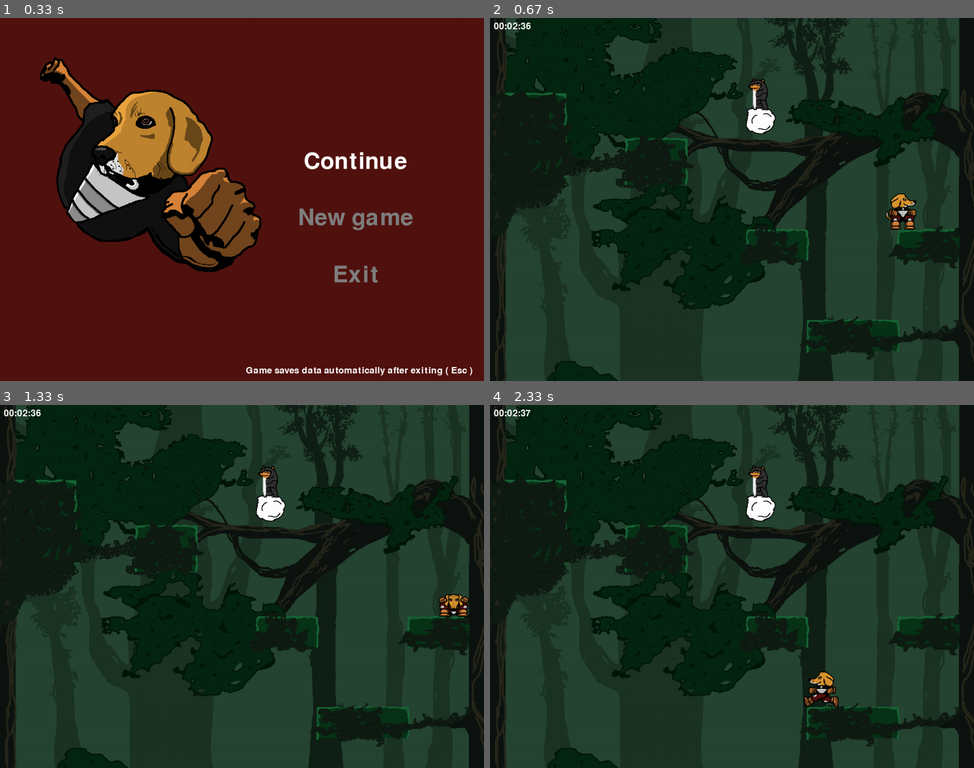
Above: before the commit, frames 1-4 (two rows, left to right).
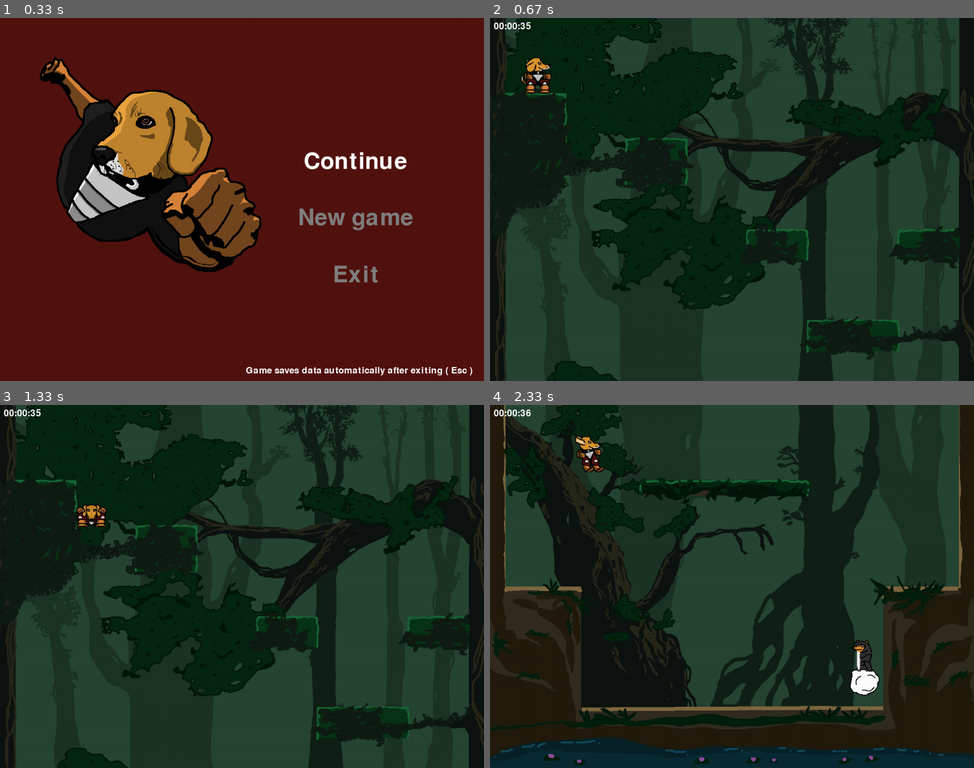
Above: after the commit, the same moments.

Repository: LukasZdrazilek/PyGame
Game: pygame game, started from PyGame/main.py
Two runs of this game, one before a commit and one after it. Both use one fixed random seed, a clock stepped at 60 frames per second and the inputs below.
Inputs:
- Up to frame 1 (0.33 s): no input
- Up to frame 2 (0.67 s): tap Enter at 0.33 s
- Up to frame 3 (1.33 s): tap Space at 0.67 s; hold D from 1 s (still down)
- Up to frame 4 (2.33 s): release D at 1.47 s; hold A 1.5-2.03 s; hold A from 2.07 s (still down)

Frame 1 is identical in both runs. In frame 2, 1.4% of the frame differs, in the area x 4-89%, y 1-59%; in frame 3, 1.2%; in frame 4, 48%, in the area x 0-100%, y 0-100%.

Commit message:
Dokonceni coins

Diff:
--- a/PyGame/coins.py
+++ b/PyGame/coins.py
@@ -6,9 +6,9 @@
 
         # Nacitani textur
         self.textures = [
-            pygame.image.load('Textures/NPC/dog1.png'),
-            pygame.image.load('Textures/NPC/dog2.png'),
-            pygame.image.load('Textures/NPC/dog3.png')
+            pygame.image.load('Textures/Coin/coin1.png'),
+            pygame.image.load('Textures/Coin/coin2.png'),
+            pygame.image.load('Textures/Coin/coin3.png')
         ]
 
         # Pomocne veci
@@ -19,39 +19,41 @@
         self.last_texture_change = time.time()
 
         self.rect = self.image.get_rect()
-        self.rect.x = 675
-        self.rect.y = 160
-
-        self.can_draw = True
         self.player_coins = 0
 
+        # Souradnice X a Y coin
+        self.coinsX = [625, 110, 110]
+        self.coinsY = [120, 140, 140]
 
-    def update(self):
-
-        if time.time() - self.last_texture_change >= 0.5:
-            # Move to the next index in the pattern
-            self.pattern_index = (self.pattern_index + 1) % len(self.pattern)
-            self.image_index = self.pattern[self.pattern_index]
-            self.image = self.textures[self.image_index]
-            self.last_texture_change = time.time()
+        # Checky na sebrani coiny
+        self.can_draw = [True, True, True]
 
 
-    def draw(self, screen):
 
-        if self.can_draw:
-            screen.blit(self.image, self.rect)
-
-
-    def pick_up(self, screen, player):
-
-        if self.rect.colliderect(player.rect) and self.can_draw:
-            self.player_coins += 1
-            print(self.player_coins)
-            self.can_draw = False
 
 
     def handle_coins(self, screen, player):
 
-        self.draw(screen)
-        self.update()
-        self.pick_up(screen, player)
+        # Prochazeni coinu podle listu can_draw
+        for i in range(len(self.can_draw)):
+            if self.can_draw[player.current_screen]:
+
+                # Animace textury coiny dle casu
+                if time.time() - self.last_texture_change >= 0.5:
+
+                    self.pattern_index = (self.pattern_index + 1) % len(self.pattern)
+                    self.image_index = self.pattern[self.pattern_index]
+                    self.image = self.textures[self.image_index]
+                    self.last_texture_change = time.time()
+
+                # Vykresleni coin podle pozice hrace
+                self.rect.x = self.coinsX[player.current_screen]
+                self.rect.y = self.coinsY[player.current_screen]
+
+                screen.blit(self.image, self.rect)
+
+                # Sebrani coiny
+                if self.rect.colliderect(player.rect) and self.can_draw[i]:
+
+                    self.player_coins += 1
+                    self.can_draw[i] = False
--- a/PyGame/main.py
+++ b/PyGame/main.py
@@ -19,14 +19,17 @@
 screen = pygame.display.set_mode((SCREEN_WIDTH, SCREEN_HEIGHT), pygame.DOUBLEBUF)
 # Nastaveni pro resize a fullscreen
 DISPLAYSURF = pygame.display.set_mode((1280, 960), RESIZABLE)
+
 # Inicializace Main menu
 main_menu = MainMenu(screen)
 # Inicializace timeru
 game_timer = GameTimer()
+# Inicializace hrace
+player = Player()
+# Inicializace coins
+coins = Coins()
 
-player = Player()
-
-# Main menu loop
+############################## Main menu loop #########################################
 while True:
 
     menu_option = main_menu.handle_input()
@@ -34,14 +37,14 @@
     # Pokud existuje save, nacte z nej pozici hrace, casovac a spusti hru
     if menu_option == 'Continue':
        try:
-           load_game(player, game_timer)
+           load_game(player, game_timer, coins)
            break
        except FileNotFoundError:
            main_menu.saveError = True
 
     # Spusti hru a vytvori save s pocatecnimi souradnicemi hrace
     elif menu_option == 'New game':
-       save_game(player, game_timer)
+       save_game(player, game_timer, coins)
        game_timer.start()
        break
 
@@ -57,7 +60,6 @@
 ################################### Game loop ########################################
 
 npc = NPC()
-coins = Coins()
 run = True
 clock = pygame.time.Clock()
 
@@ -78,7 +80,7 @@
             run = False
         if key[pygame.K_ESCAPE]:
             # Pri ukonceni hry ulozi souradnice a cas hrace
-            save_game(player, game_timer)
+            save_game(player, game_timer, coins)
             print("Game saved")
             run = False
 
@@ -99,7 +101,7 @@
                 player.jumpingRight = False
                 player.jumpingLeft = False
 
-
+    print(coins.player_coins)
 
     draw(player, npc, screen, game_timer)
     coins.handle_coins(screen, player)
--- a/PyGame/player.py
+++ b/PyGame/player.py
@@ -353,6 +353,6 @@
 
 # !!!!!!!!!!!!! BIG PROBLEM (?)- ve skoku se da mezernikem zastavit a v padu po skoku taky !!!!!!!!!!!!!!!!!!
 
-#   Udelat coins
+#   Coins TEXTURY
 
 #   Dodelat NPC
--- a/PyGame/save.txt
+++ b/PyGame/save.txt
@@ -1,4 +1,9 @@
 1
-1047
-464
-00:02:36
+82
+104
+00:00:35
+3
+2
+0
+0
+1
--- a/PyGame/saving.py
+++ b/PyGame/saving.py
@@ -1,22 +1,38 @@
 import pygame
 
 
-def save_game(player, game_timer):
-
+def save_game(player, game_timer, coins):
     with open("save.txt", "w") as file:
-
         file.write(str(player.current_screen) + '\n')
         file.write(str(player.rect.x) + '\n')
         file.write(str(player.rect.y) + '\n')
-        file.write(game_timer.get_time())
+        file.write(game_timer.get_time() + '\n')
+
+        # Save the total number of coins (including those not collected)
+        file.write(str(len(coins.can_draw)) + '\n')
+
+        # Save the player's collected coins
+        file.write(str(coins.player_coins) + '\n')
+
+        # Save which coins have been collected
+        for status in coins.can_draw:
+            file.write(str(int(status)) + '\n')
 
 
-def load_game(player, game_timer):
+
+def load_game(player, game_timer, coins):
     with open('save.txt', 'r') as file:
-
         player.current_screen = int(file.readline().strip())
         player.rect.x = int(file.readline().strip())
         player.rect.y = int(file.readline().strip())
         time_str = file.readline().strip()
+        game_timer.set_time(time_str)
 
-        game_timer.set_time(time_str)
+        # Load the total number of coins
+        total_coins = int(file.readline().strip())
+
+        # Load the player's collected coins
+        coins.player_coins = int(file.readline().strip())
+
+        # Load which coins have been collected
+        coins.can_draw = [bool(int(file.readline().strip())) for _ in range(total_coins)]
Binary file added: PyGame/Textures/Coin/coin1.png
Binary file added: PyGame/Textures/Coin/coin2.png
Binary file added: PyGame/Textures/Coin/coin3.png
